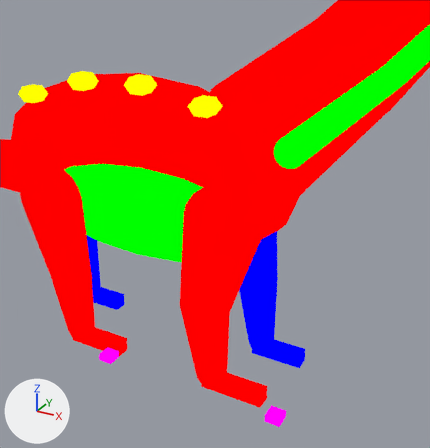
Two versions of the Blender file assets-source/blender/motion/argentinosaurus-walk.blend, one commit apart.
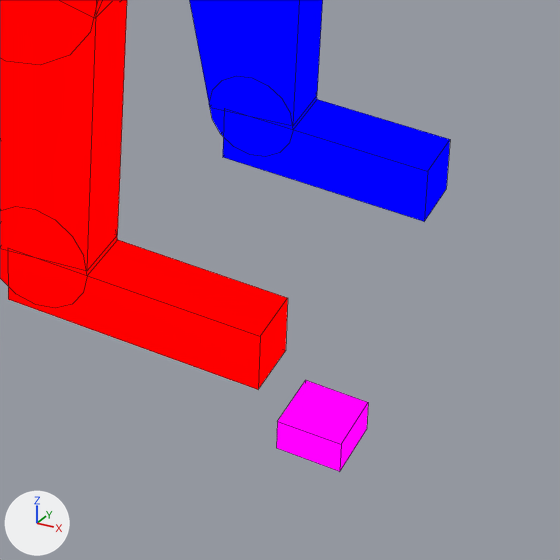
There are two pictures of each version: one from a 50 mm lens placed at (131.1, -62.6, 52.0), pointed at (98.6, -3.6, 22.5), one close up on the part from 46% to 77% of the width and 71% to 100% of the height. Arrows for +X, +Y and +Z are at lower left; the lights stay in place. The last two pictures show the newer version. Both versions are drawn at full value of the shape key 'walk_05' of 'DinoTycoon_Motion_argentinosaurus_walk_near_front_claws'; the numbers are the values there. The close-ups show mesh edges as thin lines.

The older version as bpy lines, for what is in view:
```python
ob_dinotycoon_motion_argentinosaurus_walk_far_front_foot = bpy.data.objects.new('DinoTycoon_Motion_argentinosaurus_walk_far_front_foot', me_dinotycoon_motion_argentinosaurus_walk_sample_far_front_foot)
ob_dinotycoon_motion_argentinosaurus_walk_far_front_foot.location = (0.0, 0.0, 0.0)
ob_dinotycoon_motion_argentinosaurus_walk_near_front_claws = bpy.data.objects.new('DinoTycoon_Motion_argentinosaurus_walk_near_front_claws', me_dinotycoon_motion_argentinosaurus_walk_sample_near_front_claws)
ob_dinotycoon_motion_argentinosaurus_walk_near_front_claws.location = (0.0, 0.0, 0.0)
ob_dinotycoon_motion_argentinosaurus_walk_near_front_joint_1 = bpy.data.objects.new('DinoTycoon_Motion_argentinosaurus_walk_near_front_joint', me_dinotycoon_motion_argentinosaurus_walk_sample_near_front_joint_1)
ob_dinotycoon_motion_argentinosaurus_walk_near_front_joint_1.location = (0.0, 0.0, 0.0)
# also in view: 'DinoTycoon_Motion_argentinosaurus_walk_far_front_tip' at (102.1, 4.0, 2.0); 'DinoTycoon_Motion_argentinosaurus_walk_near_front_foot' at (102.8, -6.0, 1.0); 'DinoTycoon_Motion_argentinosaurus_walk_near_front_1' at (98.4, -6.0, 7.1); 'DinoTycoon_Motion_argentinosaurus_walk_near_front_tip' at (99.4, -6.0, 2.0); 'DinoTycoon_Motion_argentinosaurus_walk_far_front_1' at (101.1, 4.0, 7.1)
```
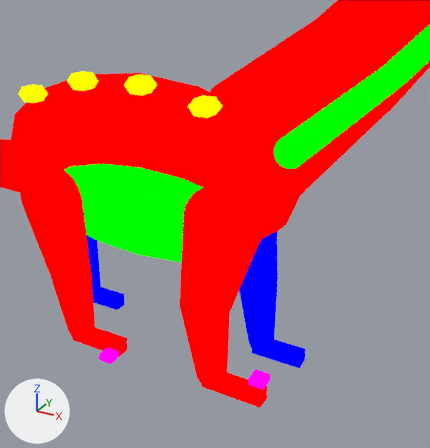
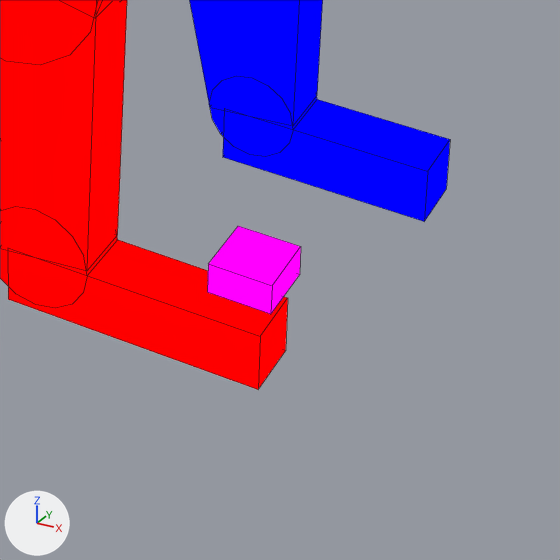
The change in detail:
me_dinotycoon_motion_argentinosaurus_walk_sample_near_front_claws is used by ob_dinotycoon_motion_argentinosaurus_walk_near_front_claws; location (0.0, 0.0, 0.0).
me_dinotycoon_motion_argentinosaurus_walk_sample_near_front_claws had 8 vertices, 6 faces and spanned x 108.59..110.59, y -9.0..-7.0, z 0.0..1.0.
me_dinotycoon_motion_argentinosaurus_walk_sample_near_front_claws now has 8 vertices, 6 faces and spans x 106.25..108.25, y -9.0..-7.0, z 4.71..5.71.
me_dinotycoon_motion_argentinosaurus_walk_sample_near_front_claws part 1: the whole mesh is moved by (-2.34, 0.0, 4.71).

Changed parts and their boxes (x1, y1, x2, y2) in the close-ups (560 x 560 px):
'DinoTycoon_Motion_argentinosaurus_walk_near_front_claws', moved: before (276, 380, 368, 472); after (207, 226, 301, 314)
